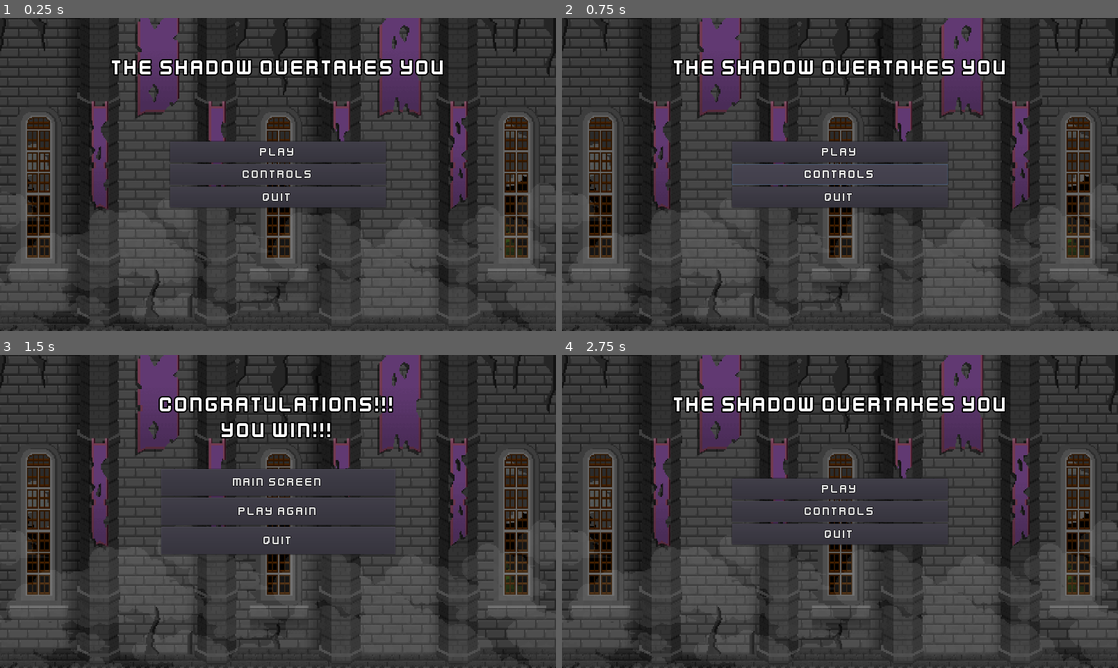
Above: before the commit, frames 1-4 (two rows, left to right).
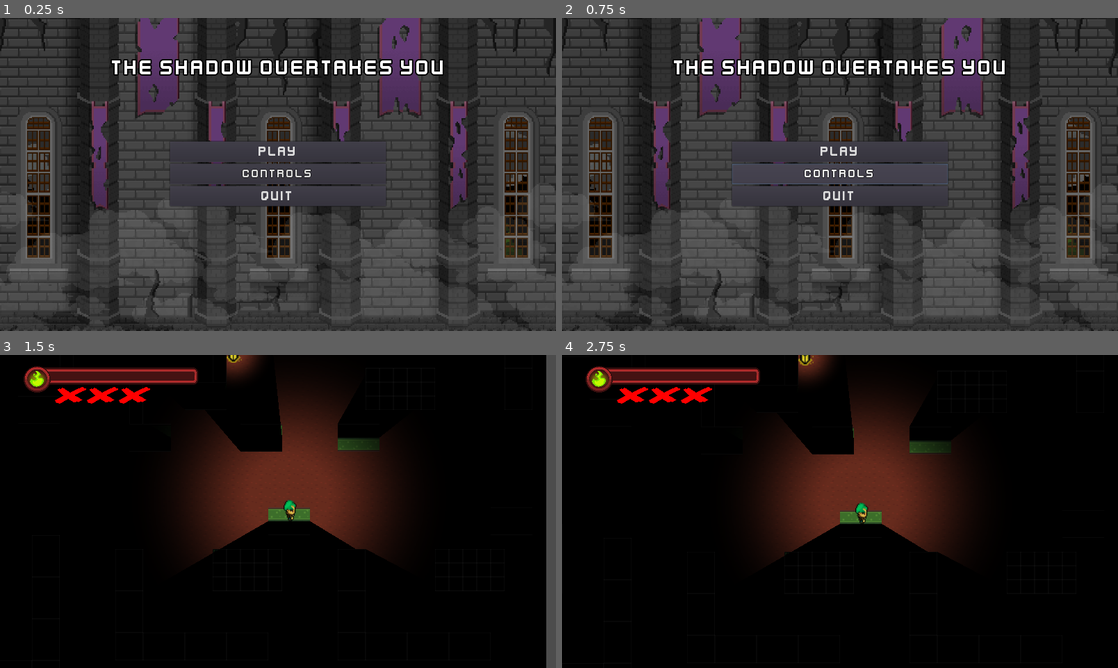
Above: after the commit, the same moments.

Repository: JoseM98/TheShadowOvertakesYou
Game: Godot game, scene res://Scenes/Menus/MainMenu.tscn
Same seed, same stepped clock (60 frames per second), same inputs: the game is played once before the commit and once after it.
Inputs (mouse positions are in pixels of both pictures, inside the frame that each line leads up to):
- Up to frame 1 (0.25 s): no input
- Up to frame 2 (0.75 s): click "Controls" at 0.5 s
- Up to frame 3 (1.5 s): click "Play" (after the commit: "PLAY") at 1.25 s
- Up to frame 4 (2.75 s): click (840, 483) at 2 s, where only the run before the commit has a clickable "Main Screen"

The runs differ from the first frame. In frame 1, 0.5% of the frame differs, in the area x 30-70%, y 41-61%; in frame 2, 0.6%; in frame 3, 94%; in frame 4, 95%, in the area x 0-100%, y 0-100%.

Commit message:
V0.18 - MENUS

Diff:
--- a/TheShadowOvertakesYou/Scenes/Exit_Door.tscn
+++ b/TheShadowOvertakesYou/Scenes/Exit_Door.tscn
@@ -8,7 +8,6 @@
 
 [node name="Exit_Door" type="Area2D"]
 collision_layer = 16
-collision_mask = 5
 script = ExtResource( 2 )
 
 [node name="Sprite" type="Sprite" parent="."]
--- /dev/null
+++ b/TheShadowOvertakesYou/Scenes/Menus/ControlsMenu.tscn
@@ -0,0 +1,56 @@
+[gd_scene load_steps=6 format=2]
+
+[ext_resource path="res://Assets/Menus/Font/kenvector_future.ttf" type="DynamicFontData" id=1]
+[ext_resource path="res://Scripts/ControlsMenu.gd" type="Script" id=2]
+[ext_resource path="res://Assets/Menus/controls-bg.png" type="Texture" id=3]
+
+[sub_resource type="DynamicFont" id=1]
+size = 32
+font_data = ExtResource( 1 )
+
+[sub_resource type="DynamicFont" id=2]
+size = 18
+font_data = ExtResource( 1 )
+
+[node name="ControlsMenu" type="Control"]
+margin_right = 40.0
+margin_bottom = 40.0
+script = ExtResource( 2 )
+__meta__ = {
+"_edit_horizontal_guides_": [  ],
+"_edit_use_anchors_": false
+}
+
+[node name="TextureRect" type="TextureRect" parent="."]
+margin_right = 1920.0
+margin_bottom = 1080.0
+rect_scale = Vector2( 0.667, 0.667 )
+texture = ExtResource( 3 )
+
+[node name="Back to menu" type="Button" parent="."]
+margin_left = 454.947
+margin_top = 471.937
+margin_right = 760.947
+margin_bottom = 513.937
+custom_fonts/font = SubResource( 1 )
+text = "BACK TO MENU"
+__meta__ = {
+"_edit_use_anchors_": false
+}
+
+[node name="Label" type="Label" parent="."]
+anchor_left = 0.5
+anchor_right = 0.5
+anchor_bottom = 1.0
+margin_left = 292.274
+margin_top = 112.133
+margin_right = 539.274
+margin_bottom = 117.133
+rect_scale = Vector2( 2.60185, 3.76633 )
+custom_fonts/font = SubResource( 2 )
+text = "m - tO SPAWN A MARK
+SPACE - TO USE FUEL"
+__meta__ = {
+"_edit_use_anchors_": false
+}
+[connection signal="button_up" from="Back to menu" to="." method="_on_Back_to_menu_button_up"]
--- a/TheShadowOvertakesYou/Scenes/Menus/LoseGame.tscn
+++ b/TheShadowOvertakesYou/Scenes/Menus/LoseGame.tscn
@@ -1,13 +1,18 @@
-[gd_scene load_steps=5 format=2]
+[gd_scene load_steps=6 format=2]
 
-[ext_resource path="res://Scenes/Menus/UIOpenLevel.tscn" type="PackedScene" id=1]
+[ext_resource path="res://Assets/Menus/Font/kenvector_future.ttf" type="DynamicFontData" id=1]
+[ext_resource path="res://Scripts/LoseGame.gd" type="Script" id=2]
 [ext_resource path="res://Scenes/Menus/UITitle.tscn" type="PackedScene" id=3]
-[ext_resource path="res://Scenes/Menus/UIQuit.tscn" type="PackedScene" id=4]
 [ext_resource path="res://Assets/Menus/fantasy-1920-x-1080_full.png" type="Texture" id=5]
+
+[sub_resource type="DynamicFont" id=1]
+size = 32
+font_data = ExtResource( 1 )
 
 [node name="LoseMenu" type="Control"]
 anchor_right = 1.0
 anchor_bottom = 1.0
+script = ExtResource( 2 )
 __meta__ = {
 "_edit_use_anchors_": false
 }
@@ -37,21 +42,31 @@
 "_edit_use_anchors_": false
 }
 
-[node name="Retry" parent="VBoxContainer" instance=ExtResource( 1 )]
+[node name="Try again" type="Button" parent="VBoxContainer"]
 margin_right = 539.0
 margin_bottom = 62.0
-text = "Try Again"
-next_scene_path = "res://Scenes/Levels/LevelComplete.tscn"
+size_flags_horizontal = 3
+size_flags_vertical = 3
+custom_fonts/font = SubResource( 1 )
+text = "TRY AGAIN"
 
-[node name="MainMenu" parent="VBoxContainer" instance=ExtResource( 1 )]
+[node name="Main menu" type="Button" parent="VBoxContainer"]
 margin_top = 66.0
 margin_right = 539.0
 margin_bottom = 129.0
-text = "Main Screen"
-next_scene_path = "res://Scenes/Menus/MainMenu.tscn"
+size_flags_horizontal = 3
+size_flags_vertical = 3
+custom_fonts/font = SubResource( 1 )
+text = "MAIN MENU"
 
-[node name="Quit" parent="VBoxContainer" instance=ExtResource( 4 )]
+[node name="Quit" type="Button" parent="VBoxContainer"]
 margin_top = 133.0
 margin_right = 539.0
 margin_bottom = 196.0
-text = "Quit"
+size_flags_horizontal = 3
+size_flags_vertical = 3
+custom_fonts/font = SubResource( 1 )
+text = "QUIT"
+[connection signal="button_up" from="VBoxContainer/Try again" to="." method="_on_Try_again_button_up"]
+[connection signal="button_up" from="VBoxContainer/Main menu" to="." method="_on_Main_menu_button_up"]
+[connection signal="button_up" from="VBoxContainer/Quit" to="." method="_on_Quit_button_up"]
--- a/TheShadowOvertakesYou/Scenes/Menus/MainMenu.tscn
+++ b/TheShadowOvertakesYou/Scenes/Menus/MainMenu.tscn
@@ -1,19 +1,27 @@
-[gd_scene load_steps=8 format=2]
+[gd_scene load_steps=9 format=2]
 
 [ext_resource path="res://Assets/Menus/fantasy-1920-x-1080_full.png" type="Texture" id=1]
-[ext_resource path="res://Scenes/Menus/UIQuit.tscn" type="PackedScene" id=2]
+[ext_resource path="res://Assets/Menus/Font/kenvector_future_thin.ttf" type="DynamicFontData" id=2]
 [ext_resource path="res://Assets/Menus/Font/UITheme.tres" type="Theme" id=3]
-[ext_resource path="res://Scenes/Menus/UIOpenLevel.tscn" type="PackedScene" id=4]
-[ext_resource path="res://Scripts/Menus/UIControls.gd" type="Script" id=5]
+[ext_resource path="res://Scripts/MainMenu.gd" type="Script" id=4]
 [ext_resource path="res://Scenes/Menus/UITitle.tscn" type="PackedScene" id=6]
+
+[sub_resource type="DynamicFont" id=2]
+size = 32
+font_data = ExtResource( 2 )
 
 [sub_resource type="Theme" id=1]
 Button/colors/RectangleColor = Color( 0, 0, 0, 1 )
+
+[sub_resource type="DynamicFont" id=3]
+size = 32
+font_data = ExtResource( 2 )
 
 [node name="MainScreen" type="Control"]
 anchor_right = 1.0
 anchor_bottom = 1.0
 theme = ExtResource( 3 )
+script = ExtResource( 4 )
 __meta__ = {
 "_edit_use_anchors_": false
 }
@@ -37,33 +45,39 @@
 margin_left = -249.0
 margin_top = -76.0
 margin_right = 249.0
-margin_bottom = 76.0
+margin_bottom = 73.0
 __meta__ = {
 "_edit_use_anchors_": false
 }
 
-[node name="Play" parent="Menu" instance=ExtResource( 4 )]
+[node name="Play" type="Button" parent="Menu"]
 margin_right = 498.0
-margin_bottom = 48.0
-theme = null
-next_scene_path = "res://Scenes/Levels/LevelComplete.tscn"
+margin_bottom = 47.0
+size_flags_horizontal = 3
+size_flags_vertical = 3
+custom_fonts/font = SubResource( 2 )
+text = "PLAY"
 
 [node name="Controls" type="Button" parent="Menu"]
-margin_top = 52.0
+margin_top = 51.0
 margin_right = 498.0
-margin_bottom = 100.0
+margin_bottom = 98.0
 size_flags_horizontal = 3
 size_flags_vertical = 3
 theme = SubResource( 1 )
 text = "Controls"
-script = ExtResource( 5 )
 __meta__ = {
 "_edit_use_anchors_": false
 }
 
-[node name="Quit" parent="Menu" instance=ExtResource( 2 )]
-margin_top = 104.0
+[node name="Quit" type="Button" parent="Menu"]
+margin_top = 102.0
 margin_right = 498.0
-margin_bottom = 152.0
+margin_bottom = 149.0
+size_flags_horizontal = 3
+size_flags_vertical = 3
+custom_fonts/font = SubResource( 3 )
 text = "Quit"
-[connection signal="button_up" from="Menu/Controls" to="Menu/Controls" method="_on_button_up"]
+[connection signal="button_up" from="Menu/Play" to="." method="_on_Play_button_up"]
+[connection signal="button_up" from="Menu/Controls" to="." method="_on_Controls_button_up"]
+[connection signal="button_up" from="Menu/Quit" to="." method="_on_Quit_button_up"]
--- a/TheShadowOvertakesYou/Scenes/Menus/PauseMenu.tscn
+++ b/TheShadowOvertakesYou/Scenes/Menus/PauseMenu.tscn
@@ -1,14 +1,17 @@
-[gd_scene load_steps=6 format=2]
+[gd_scene load_steps=5 format=2]
 
 [ext_resource path="res://Scenes/Menus/UITitle.tscn" type="PackedScene" id=1]
-[ext_resource path="res://Scenes/Menus/UIOpenLevel.tscn" type="PackedScene" id=2]
-[ext_resource path="res://Scenes/Menus/UIQuit.tscn" type="PackedScene" id=3]
-[ext_resource path="res://Scenes/Menus/UIContinue.tscn" type="PackedScene" id=4]
-[ext_resource path="res://Scenes/Menus/UIRetry.tscn" type="PackedScene" id=5]
+[ext_resource path="res://Assets/Menus/Font/kenvector_future.ttf" type="DynamicFontData" id=2]
+[ext_resource path="res://Scripts/PauseMenu.gd" type="Script" id=3]
+
+[sub_resource type="DynamicFont" id=1]
+size = 32
+font_data = ExtResource( 2 )
 
 [node name="UserInterface" type="Control"]
 anchor_right = 1.0
 anchor_bottom = 1.0
+script = ExtResource( 3 )
 __meta__ = {
 "_edit_use_anchors_": false
 }
@@ -37,25 +40,41 @@
 "_edit_use_anchors_": false
 }
 
-[node name="Continue" parent="Menu" instance=ExtResource( 4 )]
+[node name="Continue" type="Button" parent="Menu"]
 margin_right = 406.0
-margin_bottom = 41.0
+margin_bottom = 42.0
+size_flags_horizontal = 3
+size_flags_vertical = 3
+custom_fonts/font = SubResource( 1 )
+text = "CONTINUE"
 
-[node name="Retry" parent="Menu" instance=ExtResource( 5 )]
-margin_top = 45.0
+[node name="Retry" type="Button" parent="Menu"]
+margin_top = 46.0
 margin_right = 406.0
-margin_bottom = 86.0
-text = "Restart"
+margin_bottom = 88.0
+size_flags_horizontal = 3
+size_flags_vertical = 3
+custom_fonts/font = SubResource( 1 )
+text = "RETRY"
 
-[node name="MainMenu" parent="Menu" instance=ExtResource( 2 )]
-margin_top = 90.0
+[node name="Main screen" type="Button" parent="Menu"]
+margin_top = 92.0
 margin_right = 406.0
-margin_bottom = 131.0
-text = "Main Screen"
-next_scene_path = "res://Scenes/Menus/MainMenu.tscn"
+margin_bottom = 134.0
+size_flags_horizontal = 3
+size_flags_vertical = 3
+custom_fonts/font = SubResource( 1 )
+text = "MAIN MENU"
 
-[node name="Quit" parent="Menu" instance=ExtResource( 3 )]
-margin_top = 135.0
+[node name="Quit" type="Button" parent="Menu"]
+margin_top = 138.0
 margin_right = 406.0
-margin_bottom = 176.0
-text = "Quit"
+margin_bottom = 180.0
+size_flags_horizontal = 3
+size_flags_vertical = 3
+custom_fonts/font = SubResource( 1 )
+text = "QUIT"
+[connection signal="button_up" from="Menu/Continue" to="." method="_on_Continue_button_up"]
+[connection signal="button_up" from="Menu/Retry" to="." method="_on_Retry_button_up"]
+[connection signal="button_up" from="Menu/Main screen" to="." method="_on_Main_screen_button_up"]
+[connection signal="button_up" from="Menu/Quit" to="." method="_on_Quit_button_up"]
--- a/TheShadowOvertakesYou/Scenes/Menus/WinGame.tscn
+++ b/TheShadowOvertakesYou/Scenes/Menus/WinGame.tscn
@@ -1,13 +1,18 @@
-[gd_scene load_steps=5 format=2]
+[gd_scene load_steps=6 format=2]
 
-[ext_resource path="res://Scenes/Menus/UIOpenLevel.tscn" type="PackedScene" id=1]
+[ext_resource path="res://Assets/Menus/Font/kenvector_future.ttf" type="DynamicFontData" id=1]
+[ext_resource path="res://Scripts/WinGame.gd" type="Script" id=2]
 [ext_resource path="res://Scenes/Menus/UITitle.tscn" type="PackedScene" id=3]
-[ext_resource path="res://Scenes/Menus/UIQuit.tscn" type="PackedScene" id=4]
 [ext_resource path="res://Assets/Menus/fantasy-1920-x-1080_full.png" type="Texture" id=5]
+
+[sub_resource type="DynamicFont" id=1]
+size = 32
+font_data = ExtResource( 1 )
 
 [node name="Win Game" type="Control"]
 anchor_right = 1.0
 anchor_bottom = 1.0
+script = ExtResource( 2 )
 __meta__ = {
 "_edit_use_anchors_": false
 }
@@ -38,21 +43,31 @@
 "_edit_use_anchors_": false
 }
 
-[node name="MainMenu" parent="VBoxContainer" instance=ExtResource( 1 )]
+[node name="Play again" type="Button" parent="VBoxContainer"]
 margin_right = 539.0
 margin_bottom = 62.0
-text = "Main Screen"
-next_scene_path = "res://Scenes/Menus/MainMenu.tscn"
+size_flags_horizontal = 3
+size_flags_vertical = 3
+custom_fonts/font = SubResource( 1 )
+text = "PLAY AGAIN"
 
-[node name="PlayAgain" parent="VBoxContainer" instance=ExtResource( 1 )]
+[node name="Main menu" type="Button" parent="VBoxContainer"]
 margin_top = 66.0
 margin_right = 539.0
 margin_bottom = 129.0
-text = "Play Again"
-next_scene_path = "res://Scenes/Levels/LevelComplete.tscn"
+size_flags_horizontal = 3
+size_flags_vertical = 3
+custom_fonts/font = SubResource( 1 )
+text = "MAIN MENU"
 
-[node name="Quit" parent="VBoxContainer" instance=ExtResource( 4 )]
+[node name="Quit" type="Button" parent="VBoxContainer"]
 margin_top = 133.0
 margin_right = 539.0
 margin_bottom = 196.0
-text = "Quit"
+size_flags_horizontal = 3
+size_flags_vertical = 3
+custom_fonts/font = SubResource( 1 )
+text = "QUIT"
+[connection signal="button_up" from="VBoxContainer/Play again" to="." method="_on_Play_again_button_up"]
+[connection signal="button_up" from="VBoxContainer/Main menu" to="." method="_on_Main_menu_button_up"]
+[connection signal="button_up" from="VBoxContainer/Quit" to="." method="_on_Quit_button_up"]
--- a/TheShadowOvertakesYou/Scenes/Menus/UIControl.gd
+++ b/TheShadowOvertakesYou/Scripts/ControlsMenu.gd
@@ -1,16 +1,20 @@
-extends Button
+extends Control
 
 
 # Declare member variables here. Examples:
-# var a: int = 2
-# var b: String = "text"
+# var a = 2
+# var b = "text"
 
 
 # Called when the node enters the scene tree for the first time.
-func _ready() -> void:
+func _ready():
 	pass # Replace with function body.
 
 
 # Called every frame. 'delta' is the elapsed time since the previous frame.
-#func _process(delta: float) -> void:
+#func _process(delta):
 #	pass
+
+
+func _on_Back_to_menu_button_up():
+	get_tree().change_scene("res://Scenes/Menus/MainMenu.tscn")
--- /dev/null
+++ b/TheShadowOvertakesYou/Scripts/LoseGame.gd
@@ -0,0 +1,28 @@
+extends Control
+
+
+# Declare member variables here. Examples:
+# var a = 2
+# var b = "text"
+
+
+# Called when the node enters the scene tree for the first time.
+func _ready():
+	pass # Replace with function body.
+
+
+# Called every frame. 'delta' is the elapsed time since the previous frame.
+#func _process(delta):
+#	pass
+
+
+func _on_Try_again_button_up():
+	get_tree().change_scene("res://Scenes/Levels/LevelComplete.tscn")
+
+
+func _on_Main_menu_button_up():
+	get_tree().change_scene("res://Scenes/Menus/MainMenu.tscn")
+
+
+func _on_Quit_button_up():
+	get_tree().quit()
--- /dev/null
+++ b/TheShadowOvertakesYou/Scripts/MainMenu.gd
@@ -0,0 +1,28 @@
+extends Control
+
+
+# Declare member variables here. Examples:
+# var a = 2
+# var b = "text"
+
+
+# Called when the node enters the scene tree for the first time.
+func _ready():
+	pass # Replace with function body.
+
+
+# Called every frame. 'delta' is the elapsed time since the previous frame.
+#func _process(delta):
+#	pass
+
+
+func _on_Play_button_up():
+	get_tree().change_scene("res://Scenes/Levels/LevelComplete.tscn")
+
+
+func _on_Quit_button_up():
+	get_tree().quit()
+
+
+func _on_Controls_button_up():
+	pass # Replace with function body.
--- a/TheShadowOvertakesYou/Scripts/Maps/LevelComplete.gd
+++ b/TheShadowOvertakesYou/Scripts/Maps/LevelComplete.gd
@@ -74,4 +74,8 @@
 
 	var door = exit_door.instance()
 	door.position = Vector2(rng.randf_range(x_limit.x,x_limit.y),rng.randf_range(y_limit.x,y_limit.y))
+	var character_pos = $Main.get_node("Character").position
+	while door.position.distance_to(character_pos) <= 500:
+		door.position = Vector2(rng.randf_range(x_limit.x,x_limit.y),rng.randf_range(y_limit.x,y_limit.y))
+
 	add_child(door)
--- a/TheShadowOvertakesYou/Scripts/Menus/UIControls.gd
+++ b/TheShadowOvertakesYou/Scripts/Menus/UIControls.gd
@@ -1,5 +1 @@
 extends Button
-
-
-func _on_button_up() -> void:
-	pass
--- /dev/null
+++ b/TheShadowOvertakesYou/Scripts/PauseMenu.gd
@@ -0,0 +1,33 @@
+extends Control
+
+
+# Declare member variables here. Examples:
+# var a = 2
+# var b = "text"
+
+
+# Called when the node enters the scene tree for the first time.
+func _ready():
+	pass # Replace with function body.
+
+
+# Called every frame. 'delta' is the elapsed time since the previous frame.
+#func _process(delta):
+#	pass
+
+
+func _on_Continue_button_up():
+	get_parent().get_parent().visible = false
+	get_parent().get_parent().get_parent().paused = false
+
+
+func _on_Retry_button_up():
+	get_tree().reload_current_scene()
+
+
+func _on_Main_screen_button_up():
+	get_tree().change_scene("res://Scenes/Menus/MainMenu.tscn")
+
+
+func _on_Quit_button_up():
+	get_tree().quit()
--- /dev/null
+++ b/TheShadowOvertakesYou/Scripts/WinGame.gd
@@ -0,0 +1,28 @@
+extends Control
+
+
+# Declare member variables here. Examples:
+# var a = 2
+# var b = "text"
+
+
+# Called when the node enters the scene tree for the first time.
+func _ready():
+	pass # Replace with function body.
+
+
+# Called every frame. 'delta' is the elapsed time since the previous frame.
+#func _process(delta):
+#	pass
+
+
+func _on_Play_again_button_up():
+	get_tree().change_scene("res://Scenes/Levels/LevelComplete.tscn")
+
+
+func _on_Main_menu_button_up():
+	get_tree().change_scene("res://Scenes/Menus/MainMenu.tscn")
+
+
+func _on_Quit_button_up():
+	get_tree().quit()
Binary file added: TheShadowOvertakesYou/Assets/Menus/controls-bg.png
Not shown, added: TheShadowOvertakesYou/Assets/Menus/controls-bg.png.import
